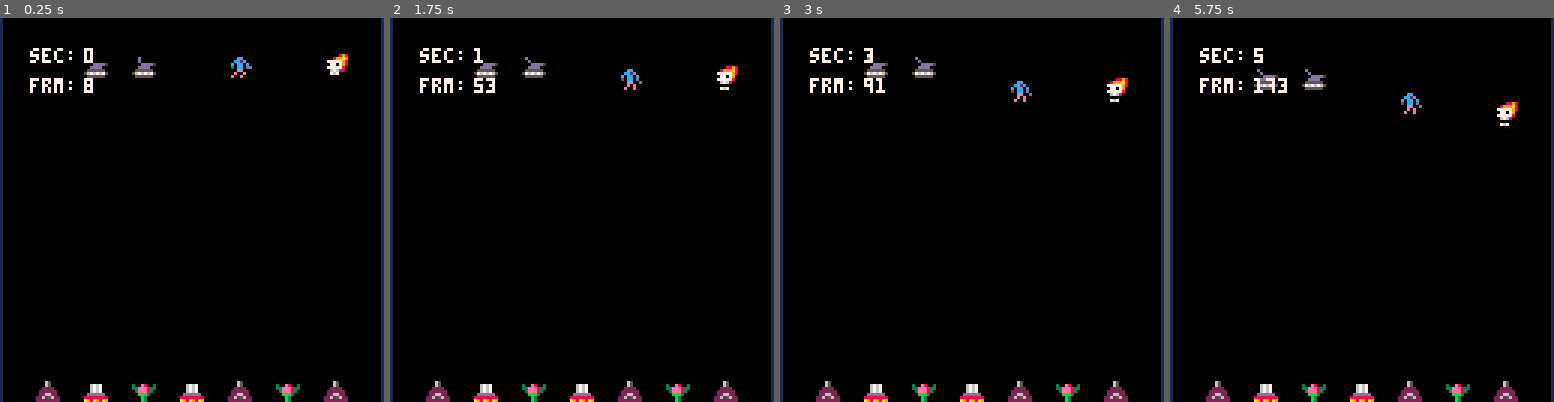
Above: before the commit, frames 1-4 (left to right).
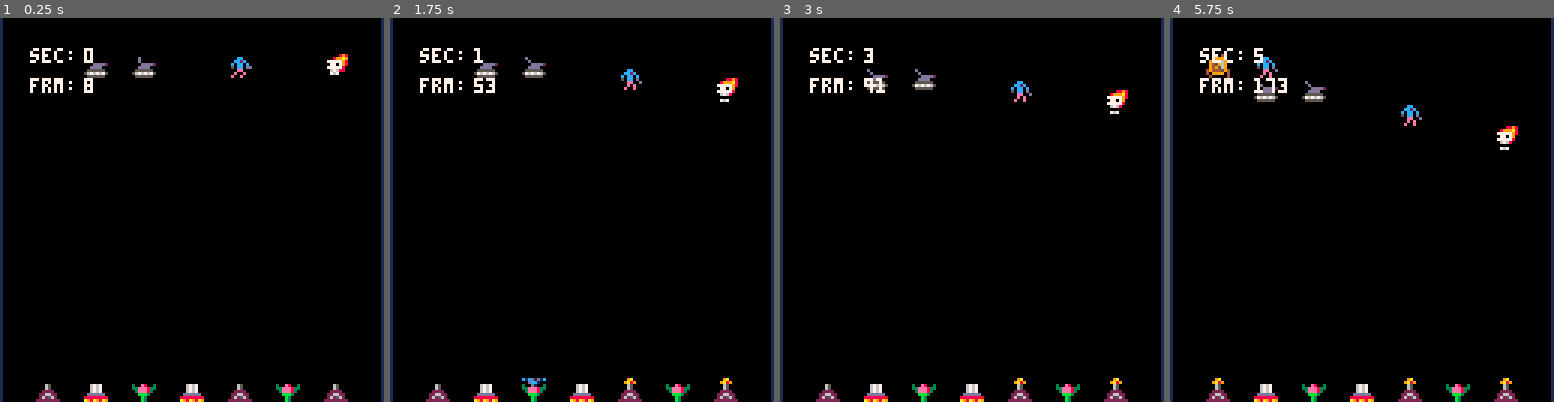
Above: after the commit, the same moments.

Repository: elennick/ggo25
Game: PICO-8 cartridge ggo25.p8
The game is run twice, just before and just after one commit, with the same random seed, the same clock (stepped at 60 frames per second) and the same inputs.
Inputs:
- Up to frame 1 (0.25 s): no input
- Up to frame 2 (1.75 s): no input
- Up to frame 3 (3 s): no input
- Up to frame 4 (5.75 s): no input

The runs differ from the first frame. In frame 1, 0.2% of the frame differs, in the area x 9-91%, y 94-100%; in frame 2, 0.7%; in frame 3, 1.2%; in frame 4, 1.9%, in the area x 9-91%, y 9-100%.

Commit message:
added some logic to support spawning additional enemies

Diff:
--- a/ggo25.p8
+++ b/ggo25.p8
@@ -5,6 +5,7 @@
 
 nmes = {} //enemies
 twrs = {} //towers
+game = {} //game info
 frm = 0   //frames since start
 sec = 0   //seconds since start
 
@@ -16,6 +17,10 @@
   cls()
   init_nme_types()
   init_twr_types()
+
+  game.fsls = 0 //frames since last enemy spawn
+  game.sr = 150 //enemy spawn rate in frames
+  game.sn = 2   //number of enemies per spawn
 
 	 create_nme(2)
   create_nme(3)
@@ -32,10 +37,19 @@
 end
 
 function _update()
-		frm = frm + 1
+		frm += 1
   sec = flr(time())
 
+  game.fsls += 1
+  if game.fsls > game.sr then
+  		for i=1,game.sn do
+    		create_nme()
+    end
+    game.fsls = 0
+  end
+
   move_enemies()
+  fire_towers()
 end
 
 function _draw()
@@ -52,13 +66,19 @@
     else
       cf = e.i + 1
     end
-    spr(cf, (e.row * 16) - 4, e.y)
+    spr(cf, (e.lane * 16) - 4, e.y)
   end
 
   //draw towers
   for i=1,#twrs do
   		local t = twrs[i]
-    spr(t.type.i, (t.row * 16) - 4, 120)
+  		local i
+  		if t.firing == false then
+  		  i = t.type.i
+  		else
+  		  i = t.type.i + 1
+  		end
+  		spr(i, (t.lane * 16) - 4, 120)
 	 end
 
   //draw debug info
@@ -79,10 +99,14 @@
   return values[flr(rnd(#values)) + 1]
 end
 
-function create_nme(row)
+function create_nme(lane)
+  if lane == nil then
+    lane = flr(rnd(6)) + 1
+  end
+
   local t = get_random_etype()
   local e = {}
-  e.row = row
+  e.lane = lane
   e.y = 12
   e.type = t
   e.i = t.i      //key sprite
@@ -91,17 +115,46 @@
   add(nmes, e)
 end
 
-function create_twr(row, tt)
-  local tower = {}
-  tower.type = ttypes[tt]
-  tower.row = row
-  tower.y = 120
-  add(twrs, tower)
+function create_twr(lane, tt)
+  local t = {}
+  t.type = ttypes[tt]
+  t.lane = lane
+  t.y = 120
+  t.tsf = t.type.rof
+  t.firing = false
+  add(twrs, t)
+end
+
+function fire_towers()
+  for i=1,#twrs do
+    local t = twrs[i]
+    t.tsf -= 1
+    if t.tsf <= 0 and lane_has_enemies(t.lane) then
+      t.firing = true
+      t.tsf = t.type.rof
+    elseif t.tsf <= t.type.rof - 5 then
+      t.firing = false
+    end
+  end
+end
+
+function lane_has_enemies(lane)
+  for i=1, #nmes do
+    local e = nmes[i]
+    if e.lane == lane then
+      return true
+    end
+  end
+  return false
+end
+
+function twr_has_targets(twr)
+
 end
 
 function move_enemies()
-  for x=1,#nmes do
-    local e = nmes[x]
+  for i=1,#nmes do
+    local e = nmes[i]
     e.cftm = e.cftm - 1
     if e.cftm <= 0 then
       e.y = e.y + 4
@@ -116,28 +169,28 @@
   local t1 = {}
   t1.name = "tank"
   t1.hp = 10
-  t1.ftm = 100
+  t1.ftm = 80
   t1.i = 1
   etypes[t1.name] = t1
 
   local t2 = {}
   t2.name = "buggy"
   t2.hp = 3
-  t2.ftm = 35
+  t2.ftm = 25
   t2.i = 3
   etypes[t2.name] = t2
 
   local t3 = {}
   t3.name = "droid"
   t3.hp = 5
-  t3.ftm = 70
+  t3.ftm = 55
   t3.i = 5
   etypes[t3.name] = t3
 
   local t4 = {}
   t4.name = "mech"
   t4.hp = 6
-  t4.ftm = 45
+  t4.ftm = 35
   t4.i = 7
   etypes[t4.name] = t4
 end
@@ -150,7 +203,7 @@
   t1.range = 1
   t1.i = 16
   t1.dmg = 10
-  t1.rof = 10
+  t1.rof = 10 //frames, lower is better
   ttypes[t1.name] = t1
 
   //single target, high damage
@@ -160,7 +213,7 @@
   t2.range = 0
   t2.i = 18
   t2.dmg = 50
-  t2.rof = 20
+  t2.rof = 40
   ttypes[t2.name] = t2
 
   //aoe, low damage
@@ -170,7 +223,7 @@
   t3.range = 6
   t3.i = 20
   t3.dmg = 5
-  t3.rof = 5
+  t3.rof = 25
   ttypes[t3.name] = t3
 end
 __gfx__
@@ -182,11 +235,11 @@
 00700700055555500555555000676880006768004944459449444594000ee000000ee00d00000000000000000000000000000000000000000000000000000000
 0000000056767675576767650076700000000000409999044099990400e00e00000e0e0000000000000000000000000000000000000000000000000000000000
 000000000555555005555550000000000076700040000040040000040e00e00000e00e0000000000000000000000000000000000000000000000000000000000
-0000000060a9a9060000000050a9a905000000000dcccc1000000000000000000000000000000000000000000000000000000000000000000000000000000000
-000650000606506000000000500a90500000000000dcc10000000000000000000000000000000000000000000000000000000000000000000000000000000000
-00065000000650000067670005767650300e8003300d100300000000000000000000000000000000000000000000000000000000000000000000000000000000
-0022220000222200006767000076760033eee83333eee83300000000000000000000000000000000000000000000000000000000000000000000000000000000
-0222222002222220006767000076760003eee83003eee83000000000000000000000000000000000000000000000000000000000000000000000000000000000
+000000000009a000000000006009a00500000000c1cd1d1c00000000000000000000000000000000000000000000000000000000000000000000000000000000
+00000000009a890000000000059a9a000000000000dcc10000000000000000000000000000000000000000000000000000000000000000000000000000000000
+00065000000650000067670000767606300e8003300d100300000000000000000000000000000000000000000000000000000000000000000000000000000000
+0006500000065000006767005076765033eee83333eee83300000000000000000000000000000000000000000000000000000000000000000000000000000000
+0022220000222200006767000076760003eee83003eee83000000000000000000000000000000000000000000000000000000000000000000000000000000000
 02266220022662200dddddd00dddddd000bbb30000bbb30000000000000000000000000000000000000000000000000000000000000000000000000000000000
-22625622226256228888888888888888000b3000000b300000000000000000000000000000000000000000000000000000000000000000000000000000000000
+02625620026256208888888888888888000b3000000b300000000000000000000000000000000000000000000000000000000000000000000000000000000000
 2222222222222222a98a98a9a98a98a9000b3000000b300000000000000000000000000000000000000000000000000000000000000000000000000000000000
